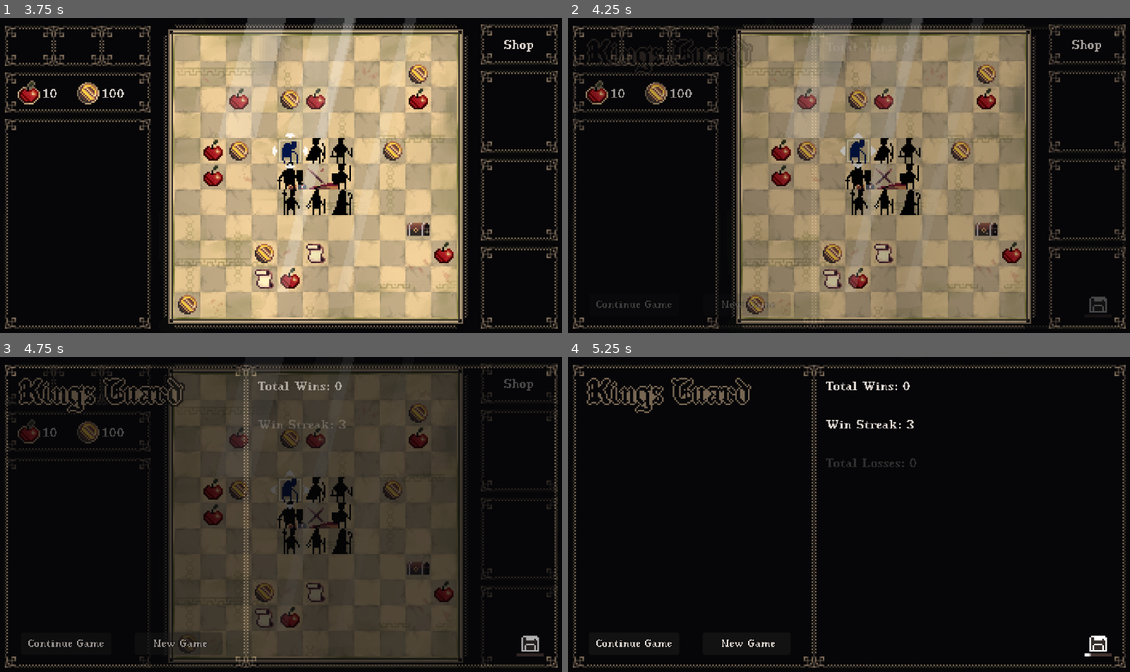
Above: before the commit, frames 1-4 (two rows, left to right).
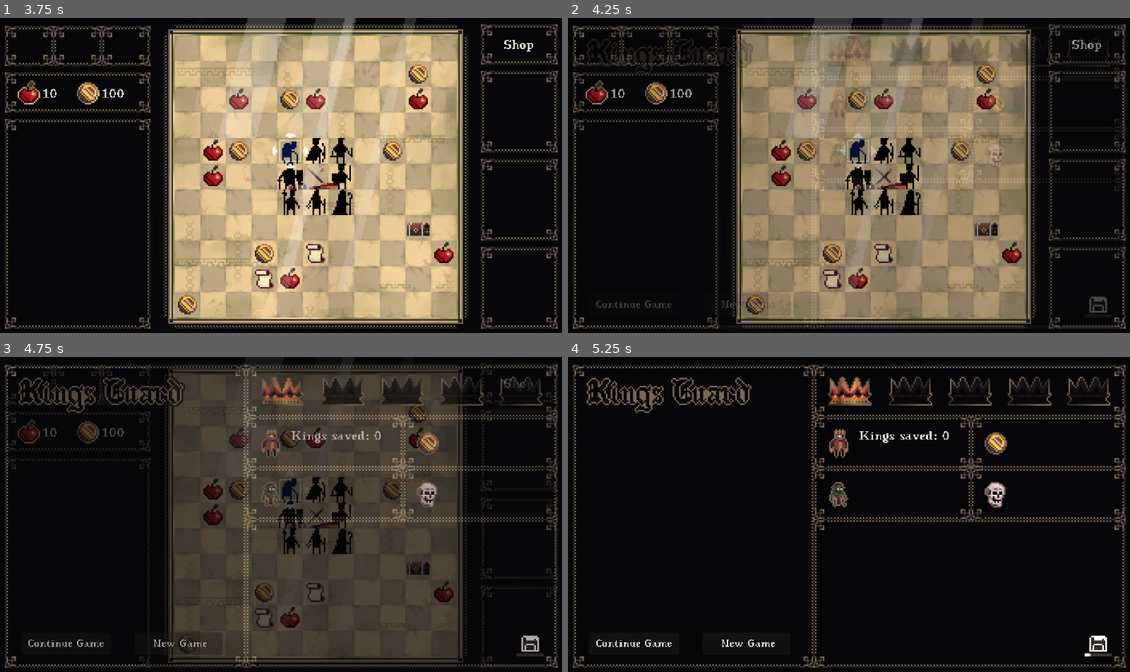
Above: after the commit, the same moments.

Repository: ibirothe/kings-rescue
Game: Godot game, scene res://Scenes/Level.tscn
Same seed, same stepped clock (60 frames per second), same inputs: the game is played once before the commit and once after it. Sound files missing from this copy of the repository are replaced by a short silence.
Inputs (mouse positions are in pixels of both pictures, inside the frame that each line leads up to):
- Up to frame 1 (3.75 s): move the mouse to (292, 150) at 0.52 s; tap D (Delete) at 0.6, 1.35, 2.3, 3.05, 3.6 s; click (292, 150) at 0.67 s; click (292, 150) at 1.42 s; tap L (Magic) at 2.1 s; click (292, 150) at 2.17 s; click (292, 150) at 2.85 s; click (292, 150) at 3.67 s
- Up to frame 2 (4.25 s): no input
- Up to frame 3 (4.75 s): click "New Game" at 4.25 s
- Up to frame 4 (5.25 s): click "New Game" at 5 s

Frame 1 is identical in both runs. In frame 2, 2.3% of the frame differs, in the area x 43-99%, y 6-55%; in frame 3, 4.8%; in frame 4, 5.0%, in the area x 43-100%, y 6-55%.

Commit message:
runstats and scene base

Diff:
--- a/kings-rescue/Scenes/party_resume.tscn
+++ b/kings-rescue/Scenes/party_resume.tscn
@@ -7,6 +7,8 @@
 [ext_resource type="Script" path="res://Scenes/label.gd" id="3_7h860"]
 [ext_resource type="PackedScene" uid="uid://b0jdb1hdv5101" path="res://Scenes/virtual_keyboard.tscn" id="6_h4mss"]
 [ext_resource type="Texture2D" uid="uid://cm5c8wntompnr" path="res://Assets/disc_loading.png" id="7_ewtmy"]
+[ext_resource type="Texture2D" uid="uid://c7pouvvt02lc1" path="res://Assets/crown.png" id="8_hws6f"]
+[ext_resource type="Texture2D" uid="uid://cey4fbfjsq18b" path="res://Assets/resume_icons.png" id="9_m124o"]
 
 [sub_resource type="AtlasTexture" id="AtlasTexture_25a5f"]
 atlas = ExtResource("2_do5mm")
@@ -386,6 +388,169 @@
 "loop": false,
 "name": &"default",
 "speed": 15.0
+}]
+
+[sub_resource type="AtlasTexture" id="AtlasTexture_861gw"]
+atlas = ExtResource("8_hws6f")
+region = Rect2(0, 0, 37, 37)
+
+[sub_resource type="AtlasTexture" id="AtlasTexture_7gggt"]
+atlas = ExtResource("8_hws6f")
+region = Rect2(0, 0, 37, 37)
+
+[sub_resource type="AtlasTexture" id="AtlasTexture_2fawc"]
+atlas = ExtResource("8_hws6f")
+region = Rect2(37, 0, 37, 37)
+
+[sub_resource type="AtlasTexture" id="AtlasTexture_vbjdo"]
+atlas = ExtResource("8_hws6f")
+region = Rect2(74, 0, 37, 37)
+
+[sub_resource type="AtlasTexture" id="AtlasTexture_86w7d"]
+atlas = ExtResource("8_hws6f")
+region = Rect2(111, 0, 37, 37)
+
+[sub_resource type="AtlasTexture" id="AtlasTexture_bosbf"]
+atlas = ExtResource("8_hws6f")
+region = Rect2(148, 0, 37, 37)
+
+[sub_resource type="AtlasTexture" id="AtlasTexture_dxo1c"]
+atlas = ExtResource("8_hws6f")
+region = Rect2(0, 37, 37, 37)
+
+[sub_resource type="AtlasTexture" id="AtlasTexture_yqqjh"]
+atlas = ExtResource("8_hws6f")
+region = Rect2(37, 37, 37, 37)
+
+[sub_resource type="AtlasTexture" id="AtlasTexture_jh5to"]
+atlas = ExtResource("8_hws6f")
+region = Rect2(74, 37, 37, 37)
+
+[sub_resource type="AtlasTexture" id="AtlasTexture_yiayj"]
+atlas = ExtResource("8_hws6f")
+region = Rect2(111, 37, 37, 37)
+
+[sub_resource type="AtlasTexture" id="AtlasTexture_qxad7"]
+atlas = ExtResource("8_hws6f")
+region = Rect2(148, 37, 37, 37)
+
+[sub_resource type="AtlasTexture" id="AtlasTexture_65yf2"]
+atlas = ExtResource("8_hws6f")
+region = Rect2(0, 74, 37, 37)
+
+[sub_resource type="AtlasTexture" id="AtlasTexture_20607"]
+atlas = ExtResource("8_hws6f")
+region = Rect2(0, 74, 37, 37)
+
+[sub_resource type="SpriteFrames" id="SpriteFrames_go6bm"]
+animations = [{
+"frames": [{
+"duration": 1.0,
+"texture": SubResource("AtlasTexture_861gw")
+}],
+"loop": false,
+"name": &"false",
+"speed": 5.0
+}, {
+"frames": [{
+"duration": 1.0,
+"texture": SubResource("AtlasTexture_7gggt")
+}, {
+"duration": 15.0,
+"texture": SubResource("AtlasTexture_7gggt")
+}, {
+"duration": 1.0,
+"texture": SubResource("AtlasTexture_2fawc")
+}, {
+"duration": 1.0,
+"texture": SubResource("AtlasTexture_vbjdo")
+}, {
+"duration": 1.0,
+"texture": SubResource("AtlasTexture_86w7d")
+}, {
+"duration": 1.0,
+"texture": SubResource("AtlasTexture_bosbf")
+}, {
+"duration": 1.0,
+"texture": SubResource("AtlasTexture_dxo1c")
+}, {
+"duration": 1.0,
+"texture": SubResource("AtlasTexture_yqqjh")
+}, {
+"duration": 1.0,
+"texture": SubResource("AtlasTexture_jh5to")
+}, {
+"duration": 1.0,
+"texture": SubResource("AtlasTexture_yiayj")
+}, {
+"duration": 1.0,
+"texture": SubResource("AtlasTexture_qxad7")
+}, {
+"duration": 1.0,
+"texture": SubResource("AtlasTexture_65yf2")
+}],
+"loop": false,
+"name": &"ignite",
+"speed": 9.0
+}, {
+"frames": [{
+"duration": 1.0,
+"texture": SubResource("AtlasTexture_20607")
+}],
+"loop": false,
+"name": &"true",
+"speed": 5.0
+}]
+
+[sub_resource type="AtlasTexture" id="AtlasTexture_6luab"]
+atlas = ExtResource("9_m124o")
+region = Rect2(18, 0, 18, 18)
+
+[sub_resource type="AtlasTexture" id="AtlasTexture_akfru"]
+atlas = ExtResource("9_m124o")
+region = Rect2(36, 0, 18, 18)
+
+[sub_resource type="AtlasTexture" id="AtlasTexture_4ryne"]
+atlas = ExtResource("9_m124o")
+region = Rect2(0, 0, 18, 18)
+
+[sub_resource type="AtlasTexture" id="AtlasTexture_upsmx"]
+atlas = ExtResource("9_m124o")
+region = Rect2(54, 0, 18, 18)
+
+[sub_resource type="SpriteFrames" id="SpriteFrames_dhjdi"]
+animations = [{
+"frames": [{
+"duration": 1.0,
+"texture": SubResource("AtlasTexture_6luab")
+}],
+"loop": false,
+"name": &"Coin",
+"speed": 5.0
+}, {
+"frames": [{
+"duration": 1.0,
+"texture": SubResource("AtlasTexture_akfru")
+}],
+"loop": false,
+"name": &"Goblin",
+"speed": 5.0
+}, {
+"frames": [{
+"duration": 1.0,
+"texture": SubResource("AtlasTexture_4ryne")
+}],
+"loop": false,
+"name": &"King",
+"speed": 5.0
+}, {
+"frames": [{
+"duration": 1.0,
+"texture": SubResource("AtlasTexture_upsmx")
+}],
+"loop": false,
+"name": &"Skull",
+"speed": 5.0
 }]
 
 [node name="PartyResume" type="Node2D"]
@@ -404,54 +569,15 @@
 position = Vector2(-29, 8)
 texture = ExtResource("1_ekdx6")
 
-[node name="StreakLabel" type="Label" parent="."]
-modulate = Color(1, 1, 1, 0)
-z_index = 5
-texture_filter = 1
-offset_left = -44.0
-offset_top = -54.0
-offset_right = 206.0
-offset_bottom = -37.0
-scale = Vector2(0.6, 0.6)
-label_settings = SubResource("LabelSettings_oct5s")
-autowrap_mode = 3
-metadata/_edit_use_anchors_ = true
-
-[node name="LossLabel" type="Label" parent="."]
-modulate = Color(1, 1, 1, 0)
-z_index = 5
-texture_filter = 1
-offset_left = -44.0
-offset_top = -30.0
-offset_right = 206.0
-offset_bottom = -13.0
-scale = Vector2(0.6, 0.6)
-label_settings = SubResource("LabelSettings_oct5s")
-autowrap_mode = 3
-metadata/_edit_use_anchors_ = true
-
 [node name="WinLabel" type="Label" parent="."]
 modulate = Color(1, 1, 1, 0)
 z_index = 5
 texture_filter = 1
 layout_direction = 1
-offset_left = -44.0
-offset_top = -78.0
-offset_right = 206.0
-offset_bottom = -61.0
-scale = Vector2(0.6, 0.6)
-label_settings = SubResource("LabelSettings_oct5s")
-autowrap_mode = 3
-metadata/_edit_use_anchors_ = true
-
-[node name="DifficultyLabel" type="Label" parent="."]
-modulate = Color(1, 1, 1, 0)
-z_index = 5
-texture_filter = 1
-offset_left = -44.0
-offset_top = -5.99998
-offset_right = 206.0
-offset_bottom = 11.0
+offset_left = -23.0
+offset_top = -47.0
+offset_right = 227.0
+offset_bottom = -30.0
 scale = Vector2(0.6, 0.6)
 label_settings = SubResource("LabelSettings_oct5s")
 autowrap_mode = 3
@@ -486,3 +612,62 @@
 position = Vector2(126, 88)
 sprite_frames = SubResource("SpriteFrames_xdw6w")
 autoplay = "default"
+
+[node name="Crowns" type="Node2D" parent="."]
+z_index = 5
+
+[node name="Crown01" type="AnimatedSprite2D" parent="Crowns"]
+position = Vector2(-29, -73)
+sprite_frames = SubResource("SpriteFrames_go6bm")
+animation = &"ignite"
+autoplay = "false"
+
+[node name="Crown02" type="AnimatedSprite2D" parent="Crowns"]
+position = Vector2(9, -73)
+sprite_frames = SubResource("SpriteFrames_go6bm")
+animation = &"false"
+autoplay = "false"
+
+[node name="Crown03" type="AnimatedSprite2D" parent="Crowns"]
+position = Vector2(46, -73)
+sprite_frames = SubResource("SpriteFrames_go6bm")
+animation = &"false"
+autoplay = "false"
+
+[node name="Crown04" type="AnimatedSprite2D" parent="Crowns"]
+position = Vector2(83, -73)
+sprite_frames = SubResource("SpriteFrames_go6bm")
+animation = &"false"
+autoplay = "false"
+
+[node name="Crown05" type="AnimatedSprite2D" parent="Crowns"]
+position = Vector2(120, -73)
+sprite_frames = SubResource("SpriteFrames_go6bm")
+animation = &"false"
+autoplay = "false"
+
+[node name="Icons" type="Node2D" parent="."]
+
+[node name="King" type="AnimatedSprite2D" parent="Icons"]
+z_index = 4
+position = Vector2(-36, -37)
+sprite_frames = SubResource("SpriteFrames_dhjdi")
+animation = &"King"
+
+[node name="Coin" type="AnimatedSprite2D" parent="Icons"]
+z_index = 4
+position = Vector2(62, -37)
+sprite_frames = SubResource("SpriteFrames_dhjdi")
+animation = &"Coin"
+
+[node name="Goblin" type="AnimatedSprite2D" parent="Icons"]
+z_index = 4
+position = Vector2(-36, -5)
+sprite_frames = SubResource("SpriteFrames_dhjdi")
+animation = &"Goblin"
+
+[node name="Skull" type="AnimatedSprite2D" parent="Icons"]
+z_index = 4
+position = Vector2(62, -5)
+sprite_frames = SubResource("SpriteFrames_dhjdi")
+animation = &"Skull"
--- a/kings-rescue/Scripts/party_resume.gd
+++ b/kings-rescue/Scripts/party_resume.gd
@@ -1,15 +1,26 @@
 extends Node2D
 @onready var win_label = $"WinLabel"
-@onready var loss_label = $"LossLabel"
-@onready var streak_label = $"StreakLabel"
-@onready var difficulty_label = $"DifficultyLabel"
-@onready var labels = [win_label, streak_label, loss_label, difficulty_label]
+
+@onready var labels = [win_label]
+@onready var crowns = [
+	$"Crowns/Crown01",
+	$"Crowns/Crown02",
+	$"Crowns/Crown03",
+	$"Crowns/Crown04",
+	$"Crowns/Crown05"
+	]
 
 func _ready() -> void:
-	win_label.text = "Total Wins: " + str(RunStats.wins)
-	streak_label.text = "Win Streak: " + str(RunStats.streak)
-	loss_label.text = "Total Losses: " + str(RunStats.losses)
-	difficulty_label.text = "Current Difficulty: " + RunStats.difficulty_name()
+	win_label.text = "Kings saved: " + str(RunStats.wins)
+
+	for crown in crowns:
+		if crowns.rfind(crown) == RunStats.difficulty and RunStats.stored_difficulty and RunStats.difficulty <= 5:
+			RunStats.stored_difficulty = false
+			crown.play("ignite")
+		elif crowns.rfind(crown) <= RunStats.difficulty:
+			crown.play("true")
+		else:
+			crown.play("false")
 
 	for label in labels:
 		await fade_in(label)
--- a/kings-rescue/Scripts/run_stats.gd
+++ b/kings-rescue/Scripts/run_stats.gd
@@ -5,9 +5,12 @@
 var wins = 0
 var losses = 0
 var streak = 0
+var stored_difficulty = false
 
 #shop:
 var coins = 100
+var coins_spent = 0
+var coins_total = 0
 var shop_items = []
 #upgrades:
 var upgrade_items = []
@@ -16,7 +19,8 @@
 	load_game()
 
 func increase_difficulty():
-	difficulty += 1
+	stored_difficulty = true
+	difficulty = min(5, difficulty+1)
 
 func difficulty_name() -> String:
 	match difficulty:
@@ -42,6 +46,8 @@
 	clear_shop()
 	clear_upgrades()
 	coins = 0
+	coins_spent = 0
+	coins_total = 0
 	save_game()
 
 func add_shop_item(item) -> void:
@@ -68,6 +74,8 @@
 		"losses": losses,
 		"streak": streak,
 		"coins": coins,
+		"coins_spent": coins_spent,
+		"coins_total": coins_total,
 		"shop_items": shop_items,
 		"upgrade_items": upgrade_items
 	}
@@ -105,6 +113,8 @@
 	losses = save_data.get("losses")
 	streak = save_data.get("streak")
 	coins = save_data.get("coins")
+	coins_spent = save_data.get("coins_spent")
+	coins_total = save_data.get("coins_total")
 	shop_items = save_data.get("shop_items")
 	upgrade_items = save_data.get("upgrade_items")
 
@@ -119,6 +129,8 @@
 
 	#shop:
 	coins = 100
+	coins_spent = 0
+	coins_total = 0
 	shop_items = []
 	#upgrades:
 	upgrade_items = ["Hourglass", "Dimensional Key"]
Binary file added: kings-rescue/Assets/crown.png
Not shown, added: kings-rescue/Assets/crown.png.import
Binary file changed: kings-rescue/Assets/gameend_background.png
Binary file added: kings-rescue/Assets/resume_icons.png
Not shown, added: kings-rescue/Assets/resume_icons.png.import
Not shown: 1 places in kings-rescue/Scenes/party_resume.tscn that only renumber resources
